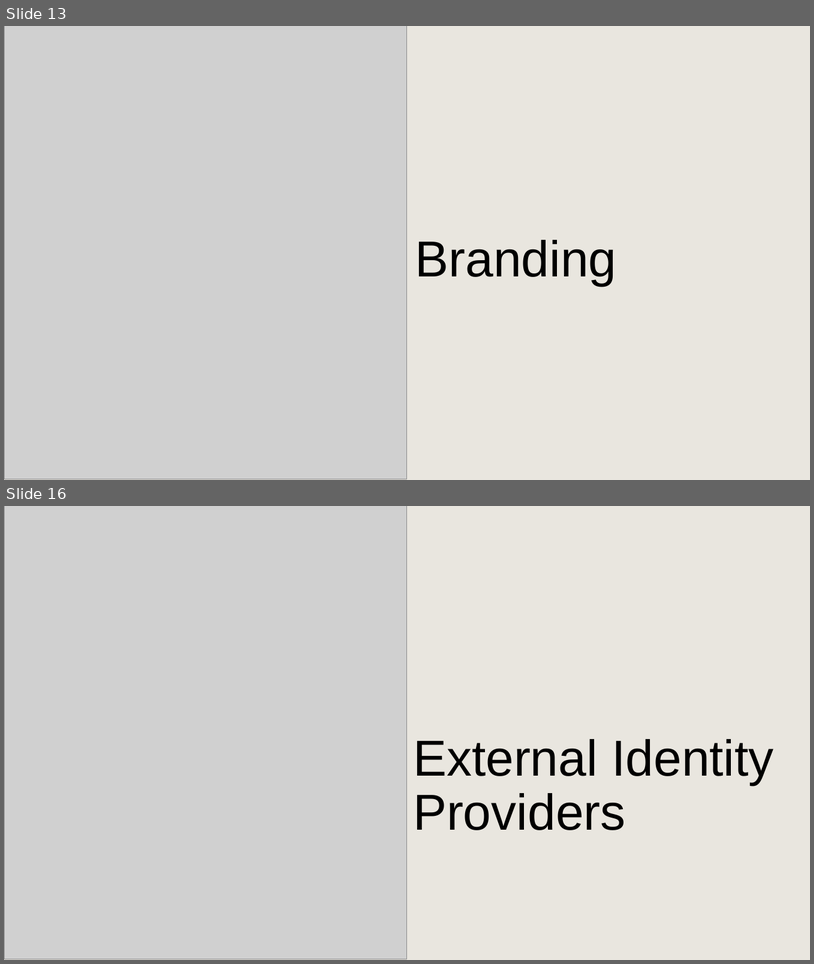
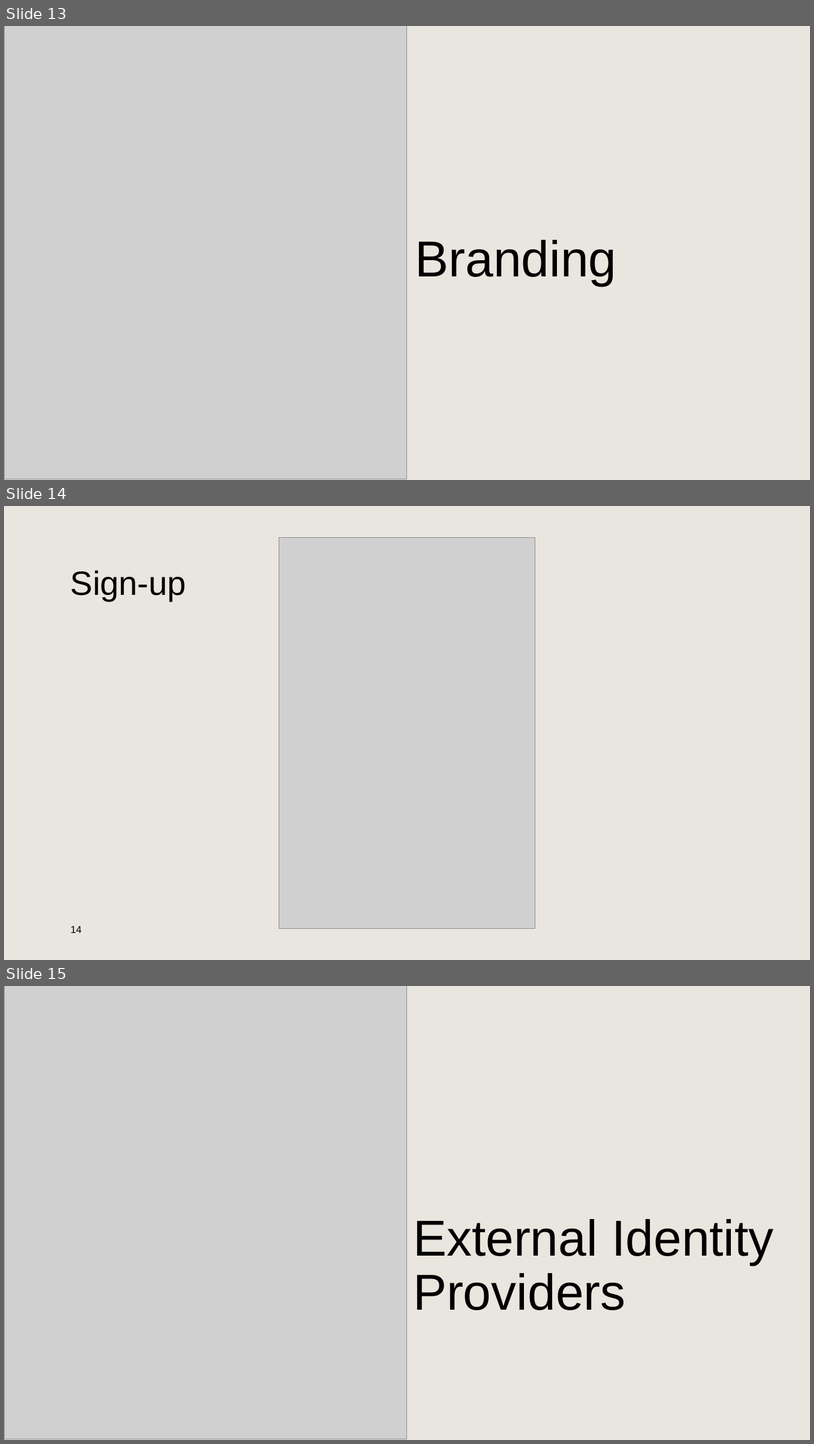
Before and after one commit to rbrayb/Presentations, a slide deck: A-lap-around-EEID/A-lap-around-EEID.pptx. Shown one above the other, each under a label of ours: slides 13 and 16 before the commit, slides 13, 14 and 15 after it; the slides between them are not shown. The pictures are 814x964 and 814x1444 pixels, drawn with LibreOffice and Linux fonts; fonts in the diff are those of the drawing; grey boxes stand for pictures; background and template pictures are left out. Boxes give left, top, right and bottom in pixels: in the first picture for what was removed or moved away, otherwise in the second. Text is boxed around its words. In the diff, an @@ line names an element or a change of style, - is before the commit and + after.

```diff
--- a/A-lap-around-EEID/A-lap-around-EEID.pptx
+++ b/A-lap-around-EEID/A-lap-around-EEID.pptx
@@ slide 14 added at (x1=4, y1=506, x2=810, y2=960), background #E9E6DF @@
@@ picture added at (x1=279, y1=537, x2=536, y2=928) @@
@@ title added at (x1=71, y1=570, x2=186, y2=601), 40 pt, text #000000 @@
+Sign-up
@@ page number added at (x1=71, y1=925, x2=82, y2=933), 12 pt, text #000000 @@
+14
@@ what was slide 16 is now slide 15 @@
```
Also in this commit, not shown: 4 slides changed, 4 other slides added, 13 slides removed.
